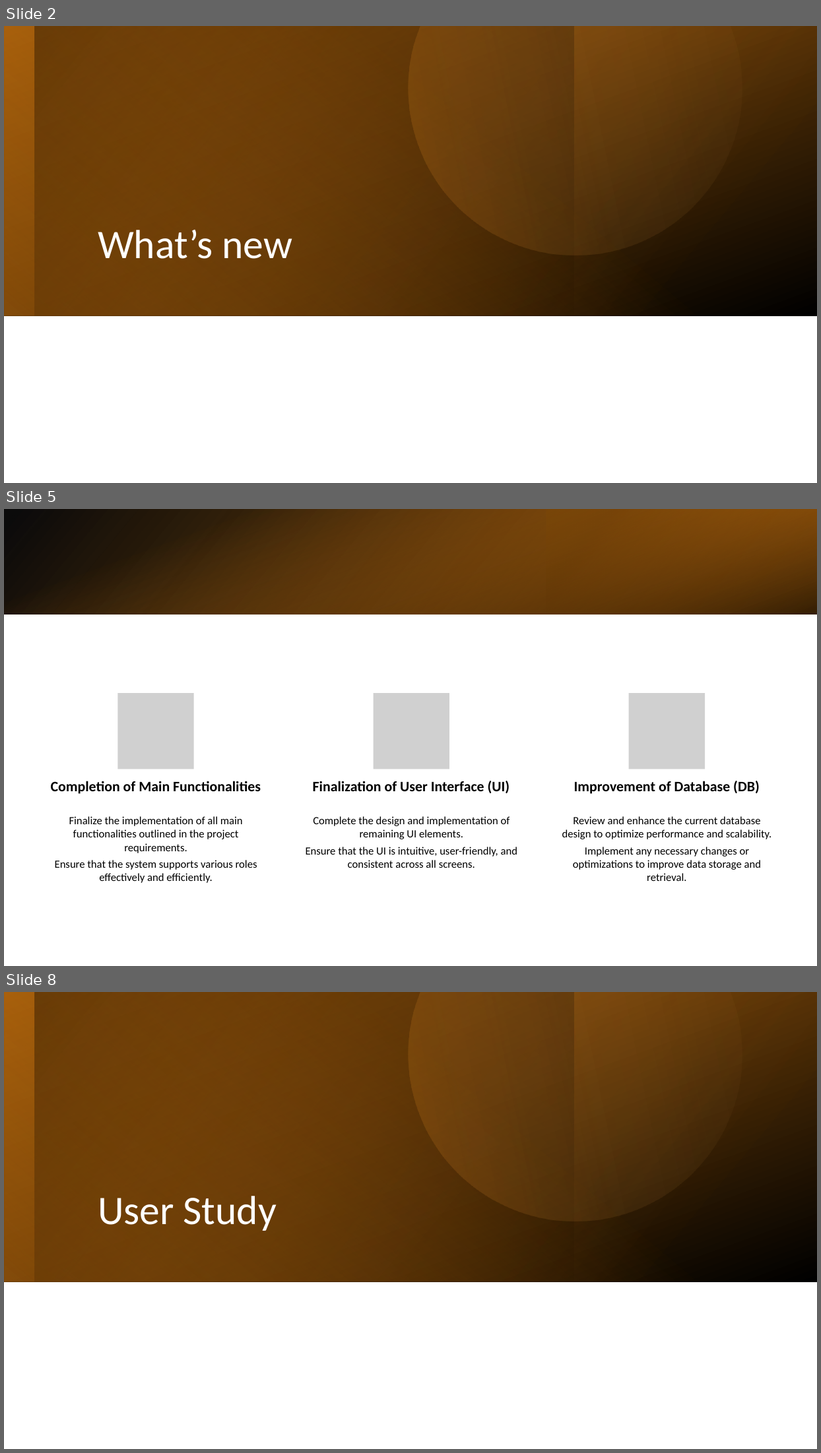
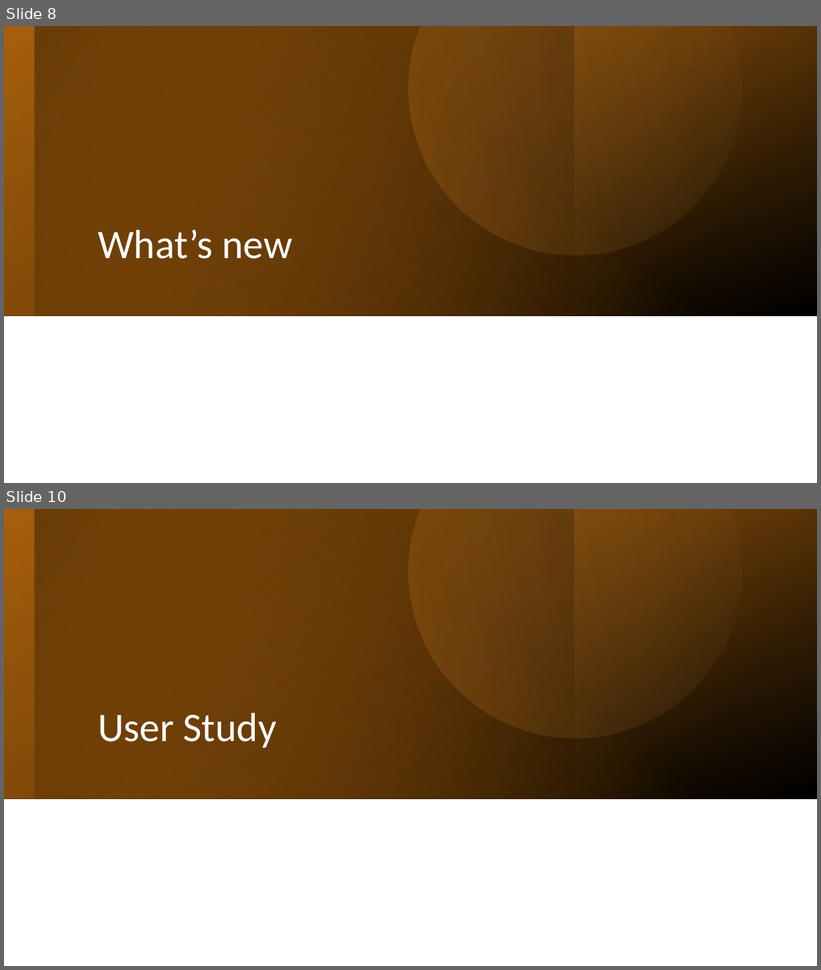
Before and after one commit to RoiTief/Exam-Management-System, a slide deck: docs/slide_07_05_24.pptx. Shown one above the other, each under a label of ours: slides 2, 5 and 8 before the commit, slides 8 and 10 after it; the slides between them are not shown. The pictures are 821x1453 and 821x970 pixels, drawn with LibreOffice and Linux fonts; fonts in the diff are those of the drawing; grey boxes stand for pictures. Boxes give left, top, right and bottom in pixels: in the first picture for what was removed or moved away, otherwise in the second. Text is boxed around its words. In the diff, an @@ line names an element or a change of style, - is before the commit and + after.

```diff
--- a/docs/slide_07_05_24.pptx
+++ b/docs/slide_07_05_24.pptx
@@ slide 5 removed at [4,509,817,966], background #FFFFFF @@
@@ rectangle removed at [4,509,817,614] @@
@@ rectangle removed at [4,509,817,614] @@
@@ rectangle removed at [547,509,817,614] @@
@@ group removed at [51,693,772,883]: 6 texts, 3 pictures @@
-Completion of Main Functionalities
-Finalize the implementation of all main functionalities outlined in the project requirements.
-Ensure that the system supports various roles effectively and efficiently.
-Finalization of User Interface (UI)
-Complete the design and implementation of remaining UI elements.
-Ensure that the UI is intuitive, user-friendly, and consistent across all screens.
-Improvement of Database (DB)
-Review and enhance the current database design to optimize performance and scalability.
-Implement any necessary changes or optimizations to improve data storage and retrieval.
@@ what was slide 2 is now slide 8 @@
@@ what was slide 8 is now slide 10 @@
```
Also in this commit, not shown: 3 slides changed, 7 slides added, 4 other slides removed.
